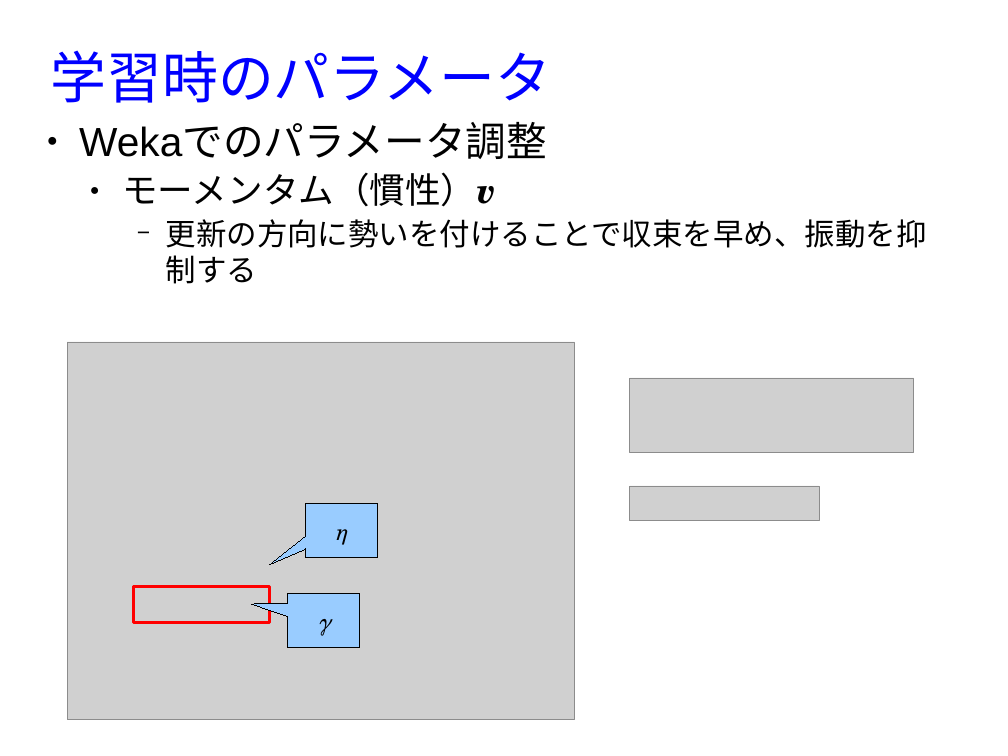
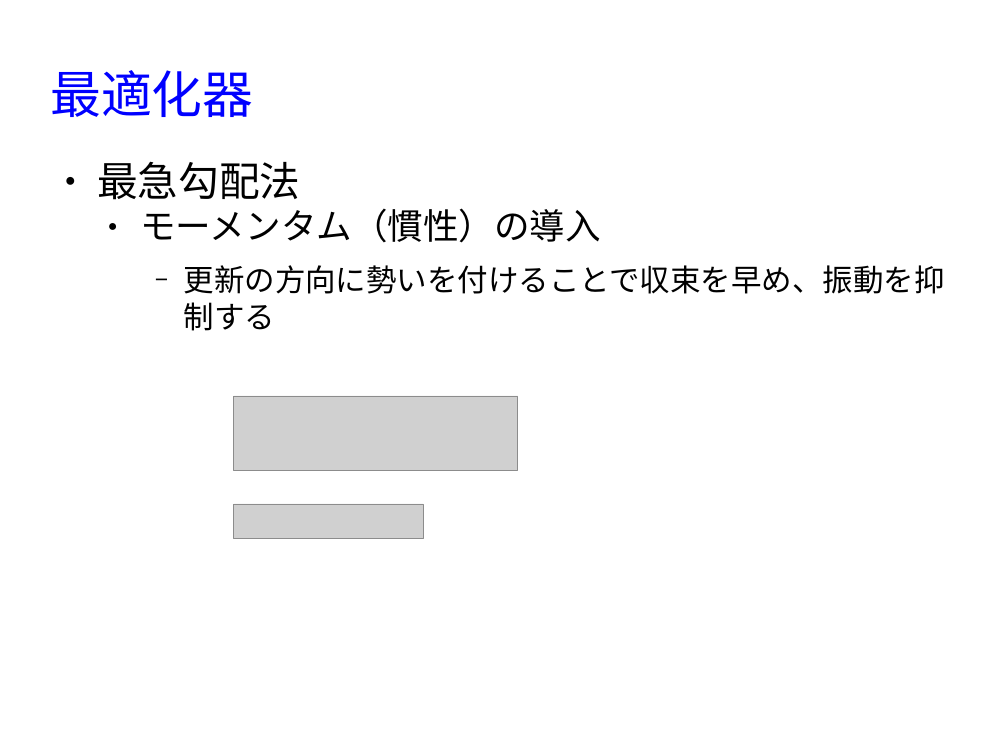
Before and after one commit to MasahiroAraki/MachineLearning, a slide deck: slide 14 of slides/chap08.odp (slide 12 before the commit). Drawn at 1008x756 pixels with LibreOffice and Linux fonts; fonts in the diff are those of the drawing; grey boxes stand for pictures. Boxes give left, top, right and bottom in pixels: in the first picture for what was removed or moved away, otherwise in the second. Text is boxed around its words. In the diff, an @@ line names an element or a change of style, - is before the commit and + after.

```diff
--- a/slides/chap08.odp
+++ b/slides/chap08.odp
@@ title removed at box(50, 50, 551, 103) @@
-学習時のパラメータ
@@ title added at box(50, 70, 253, 117), 40 pt, text #0000FF @@
+最適化器
@@ text "最急勾配法": place and size @@
-text "最急勾配法" at box(79, 124, 927, 284)
+text "最急勾配法" at box(97, 161, 945, 331)
@@ text at box(97, 161, 600, 243): text changed; size 32 to 28 pt @@
-● Wekaでのパラメータ調整
-  ● モーメンタム（慣性）v
+● 最急勾配法
+  ● モーメンタム（慣性）の導入
@@ text at box(184, 265, 945, 331): more space between paragraphs @@
@@ picture: place and size @@
-picture at box(630, 378, 915, 452)
+picture at box(234, 396, 519, 470)
@@ picture: place and size @@
-picture at box(67, 342, 574, 720)
+picture at box(234, 504, 424, 538)
@@ speech box removed at box(306, 504, 379, 558) @@
-η
@@ picture removed at box(630, 486, 820, 520) @@
@@ rectangle removed at box(134, 587, 271, 623) @@
@@ speech box removed at box(288, 595, 360, 649) @@
-γ
```
Also in this commit, not shown: 5 other slides changed, 17 slides added, 8 slides removed, 30 other files.
